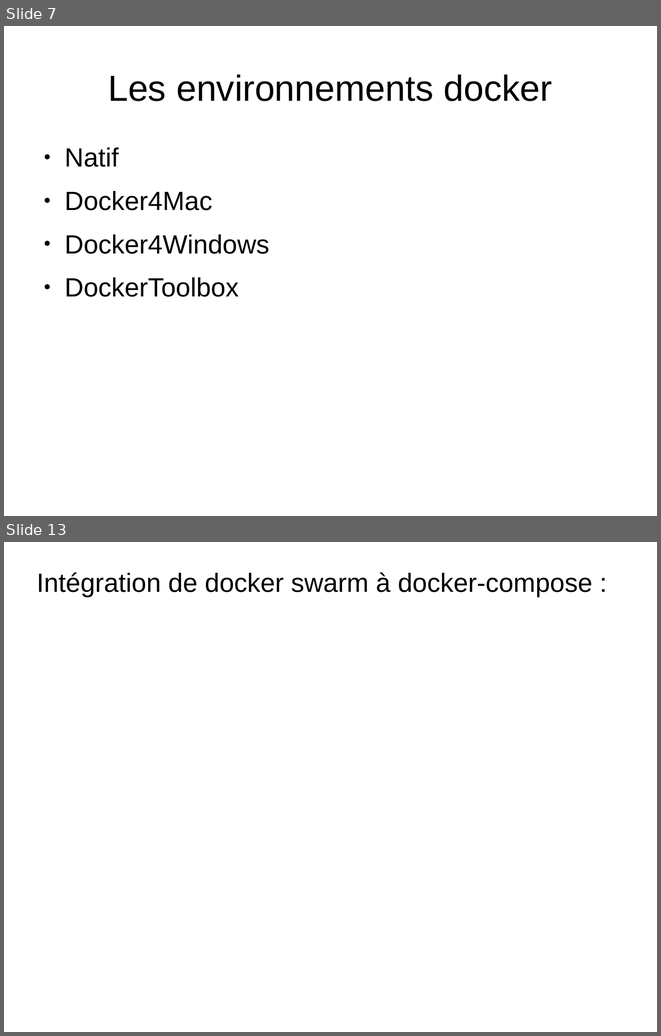
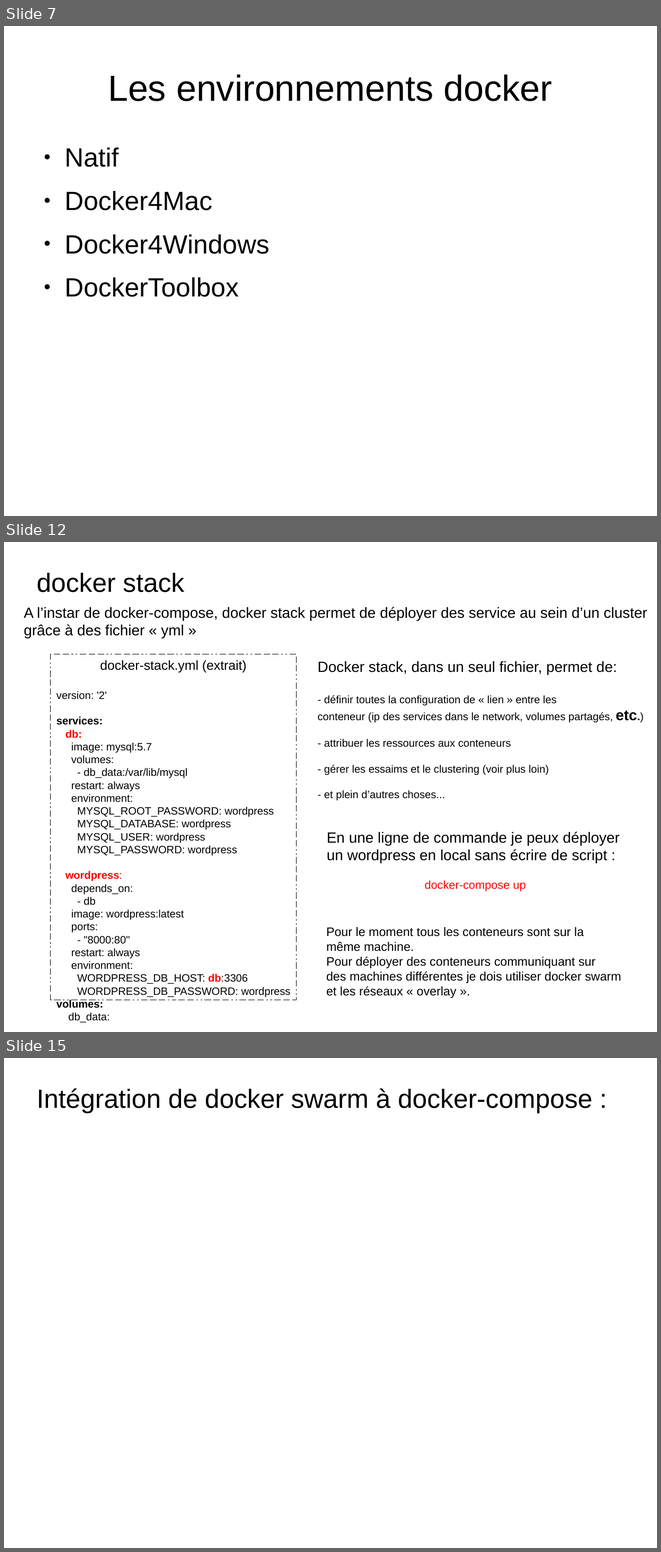
Before and after one commit to charleshuber/4t, a slide deck: presentation_smb215.odp. Shown one above the other, each under a label of ours: slides 7 and 13 before the commit, slides 7, 12 and 15 after it; the slides between them are not shown. The pictures are 661x1036 and 661x1552 pixels, drawn with LibreOffice and Linux fonts; fonts in the diff are those of the drawing. Boxes give left, top, right and bottom in pixels: in the first picture for what was removed or moved away, otherwise in the second. Text is boxed around its words. In the diff, an @@ line names an element or a change of style, - is before the commit and + after.

Commit message:
demo docker

```diff
--- a/presentation_smb215.odp
+++ b/presentation_smb215.odp
@@ slide 12 added at bbox=[4, 542, 657, 1032], background #FFFFFF @@
@@ subtitle added at bbox=[37, 573, 184, 592], 32 pt, text #000000 @@
+docker stack
@@ text added at bbox=[24, 607, 647, 638], 18 pt, text #000000 @@
+A l’instar de docker-compose, docker stack permet de déployer des service au sein d’un cluster
+grâce à des fichier « yml »
@@ rectangle added at bbox=[51, 654, 297, 999], outline #000000 0 pt, 13 pt, text #000000 @@
+docker-stack.yml (extrait)
+version: '2'
+services:
+db:
+image: mysql:5.7
+volumes:
+- db_data:/var/lib/mysql
+restart: always
+environment:
+MYSQL_ROOT_PASSWORD: wordpress
+MYSQL_DATABASE: wordpress
+MYSQL_USER: wordpress
+MYSQL_PASSWORD: wordpress
+wordpress:
+depends_on:
+- db
+image: wordpress:latest
+ports:
+- "8000:80"
+restart: always
+environment:
+WORDPRESS_DB_HOST: db:3306
+WORDPRESS_DB_PASSWORD: wordpress
+volumes:
+db_data:
@@ text added at bbox=[318, 661, 637, 801], 13 pt, text #000000 @@
+Docker stack, dans un seul fichier, permet de:
+- définir toutes la configuration de « lien » entre les
+conteneur (ip des services dans le network, volumes partagés, etc.)
+- attribuer les ressources aux conteneurs
+- gérer les essaims et le clustering (voir plus loin)
+- et plein d’autres choses...
@@ text added at bbox=[327, 831, 619, 891], 18 pt, text #000000 @@
+En une ligne de commande je peux déployer
+un wordpress en local sans écrire de script :
+docker-compose up
@@ text added at bbox=[326, 927, 621, 998], 15 pt, text #000000 @@
+Pour le moment tous les conteneurs sont sur la
+même machine.
+Pour déployer des conteneurs communiquant sur
+des machines différentes je dois utiliser docker swarm
+et les réseaux « overlay ».
@@ what was slide 13 is now slide 15 @@
```
Also in this commit, not shown: 3 slides changed, 3 other slides added, 2 slides removed, 1 other file.
